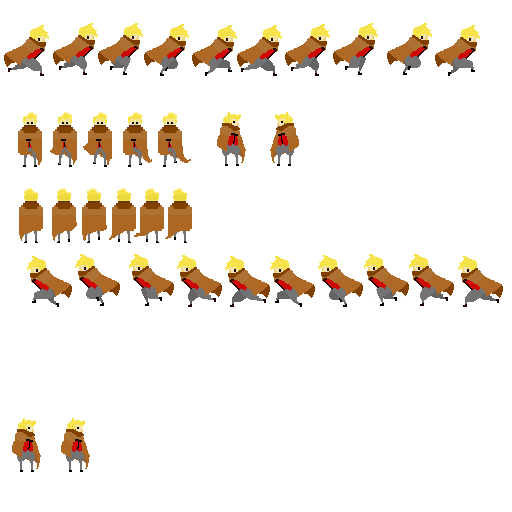
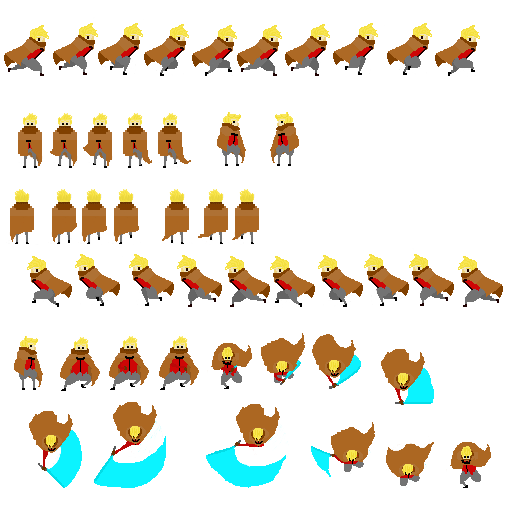
The second 512 x 512 image is a revision of the first. Changes to its layers:
added layer "Layer 41" above "Layer 40" over [left=446, top=442, right=491, bottom=488]
added layer "Layer 40" above "Layer 38" over [left=120, top=231, right=434, bottom=488]
added layer "Layer 38" above "Layer 35" over [left=311, top=422, right=375, bottom=477]
renamed "Layer 26 copy 2" to "Layer 35", moved it above "Layer 37", painted on it over [left=29, top=411, right=90, bottom=488]
removed layer "Layer 26 copy" over [left=12, top=418, right=41, bottom=472]
added layer "Layer 37" above "Layer 36" over [left=206, top=404, right=289, bottom=488]
added layer "Layer 36" above "Layer 34" over [left=94, top=402, right=166, bottom=488]
added layer "Layer 34" above "Layer 33" over [left=381, top=349, right=434, bottom=405]
added layer "Layer 33" above "Layer 32" over [left=312, top=334, right=361, bottom=389]
added layer "Layer 32" above "Layer 31" over [left=261, top=333, right=305, bottom=385]
added layer "Layer 31" above "Layer 30" over [left=207, top=343, right=252, bottom=389]
added layer "Layer 30" above "Layer 26" over [left=159, top=336, right=199, bottom=390]
painted on "Layer 26" over [left=118, top=360, right=127, bottom=373]
added layer "Layer 29" above "Layer 27" over [left=109, top=336, right=149, bottom=390]
added layer "Layer 27" above "Walk Left/Right" over [left=14, top=336, right=100, bottom=391]
added layer "Layer 28" above "Walk Up/Down" over [left=68, top=189, right=243, bottom=245]
painted on "Walk Up/Down" over [left=6, top=112, right=259, bottom=245]
